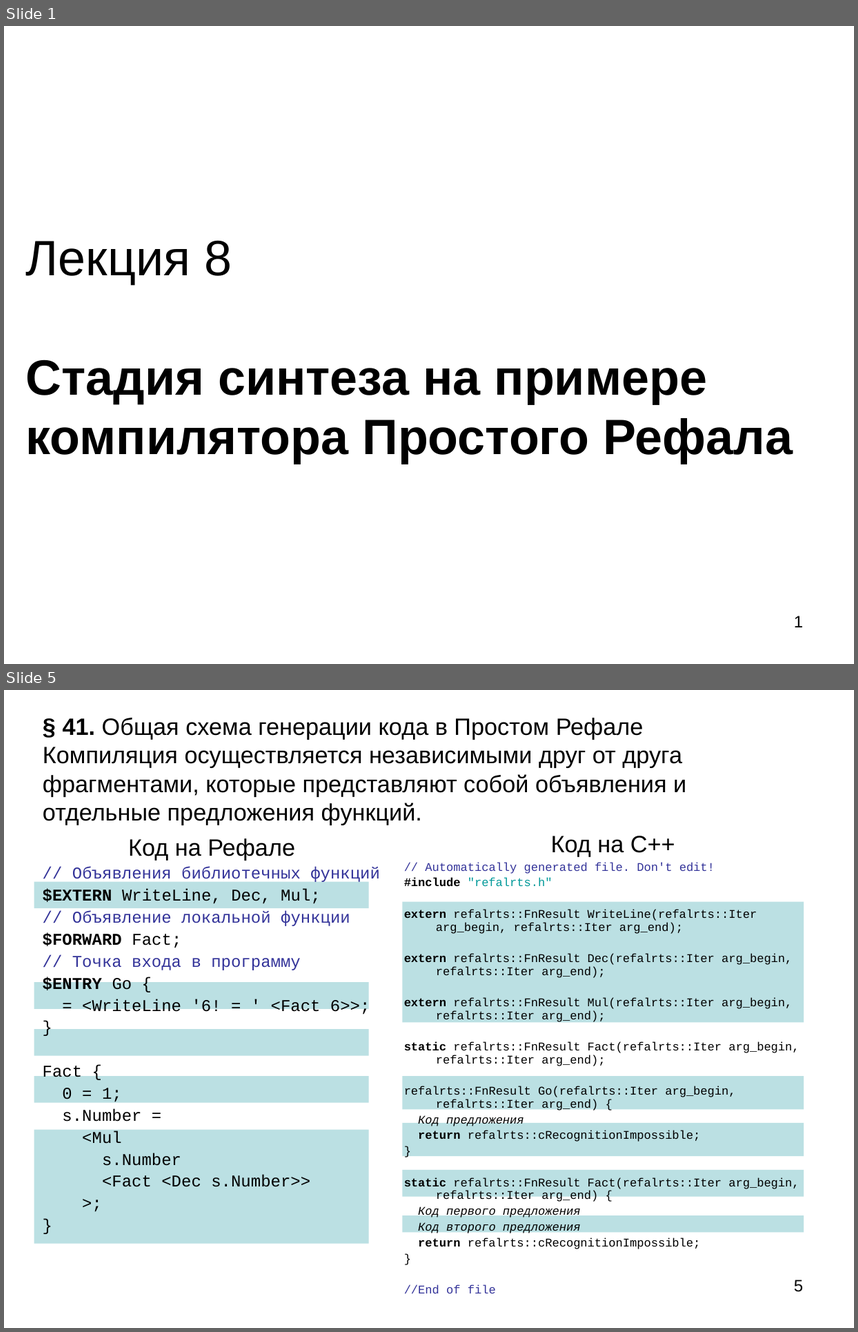
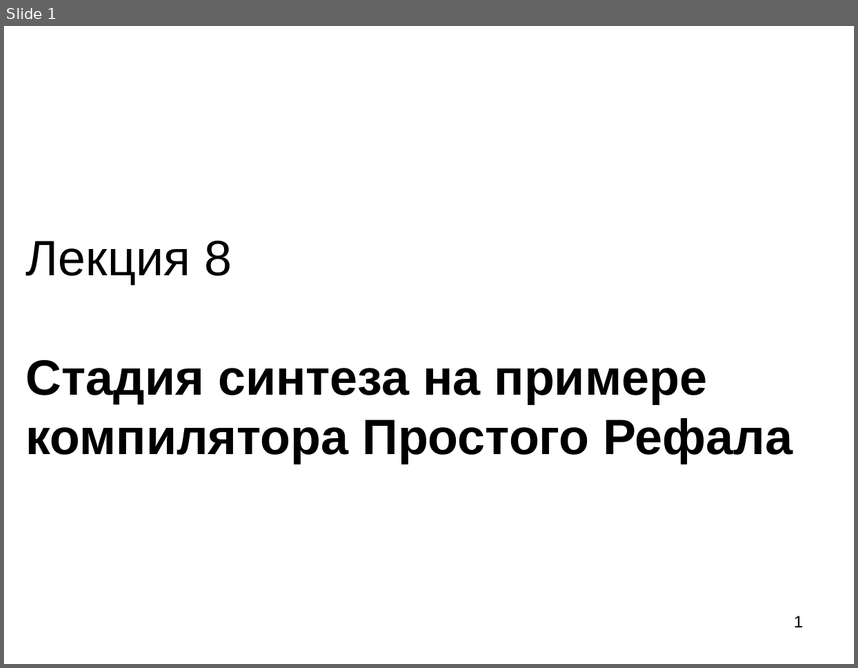
Before and after one commit to Mazdaywik/Refal-05, a slide deck: doc/Компилятор Простого Рефала.ppt. Shown one above the other, each under a label of ours: slides 1 and 5 before the commit, slide 1 after it; the slides between them are not shown. The pictures are 858x1332 and 858x668 pixels, drawn with LibreOffice and Linux fonts; fonts in the diff are those of the drawing. Boxes give left, top, right and bottom in pixels: in the first picture for what was removed or moved away, otherwise in the second. Text is boxed around its words. In the diff, an @@ line names an element or a change of style, - is before the commit and + after.

```diff
--- a/doc/Компилятор Простого Рефала.ppt
+++ b/doc/Компилятор Простого Рефала.ppt
@@ slide 5 removed at [4,690,854,1328], background #FFFFFF @@
@@ title removed at [43,718,686,825] @@
-§ 41. Общая схема генерации кода в Простом Рефале
-Компиляция осуществляется независимыми друг от друга фрагментами, которые представляют собой объявления и отдельные предложения функций.
@@ text removed at [43,838,380,1187] @@
-Код на Рефале
-// Объявления библиотечных функций
-$EXTERN WriteLine, Dec, Mul;
-// Объявление локальной функции
-$FORWARD Fact;
-// Точка входа в программу
-$ENTRY Go {
-= <WriteLine '6! = ' <Fact 6>>;
-}
-Fact {
-0 = 1;
-s.Number =
-<Mul
-s.Number
-<Fact <Dec s.Number>>
->;
-}
@@ text removed at [404,836,799,1293] @@
-Код на C++
-// Automatically generated file. Don't edit!
-#include "refalrts.h"
-extern refalrts::FnResult WriteLine(refalrts::Iter arg_begin, refalrts::Iter arg_end);
-extern refalrts::FnResult Dec(refalrts::Iter arg_begin, refalrts::Iter arg_end);
-extern refalrts::FnResult Mul(refalrts::Iter arg_begin, refalrts::Iter arg_end);
-static refalrts::FnResult Fact(refalrts::Iter arg_begin, refalrts::Iter arg_end);
-refalrts::FnResult Go(refalrts::Iter arg_begin, refalrts::Iter arg_end) {
-Код предложения
-return refalrts::cRecognitionImpossible;
-}
-static refalrts::FnResult Fact(refalrts::Iter arg_begin, refalrts::Iter arg_end) {
-Код первого предложения
-Код второго предложения
-return refalrts::cRecognitionImpossible;
-}
-//End of file
@@ rectangle removed at [34,881,369,907] @@
@@ rectangle removed at [403,902,804,1023] @@
@@ rectangle removed at [34,983,369,1009] @@
@@ rectangle removed at [34,1029,369,1056] @@
@@ rectangle removed at [34,1076,369,1103] @@
@@ rectangle removed at [403,1076,804,1109] @@
@@ rectangle removed at [403,1123,804,1156] @@
@@ rectangle removed at [34,1130,369,1243] @@
@@ rectangle removed at [403,1170,804,1196] @@
@@ rectangle removed at [403,1215,804,1232] @@
@@ page number removed at [794,1279,803,1292] @@
-5
```
Also in this commit, not shown: 6 other slides removed, 2 other files.
